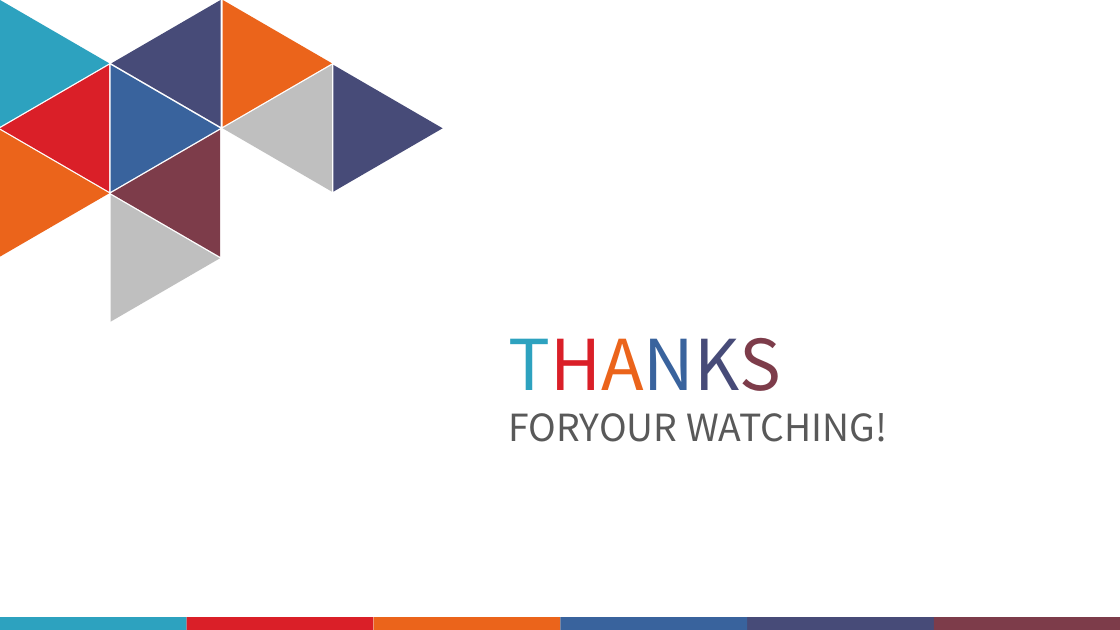
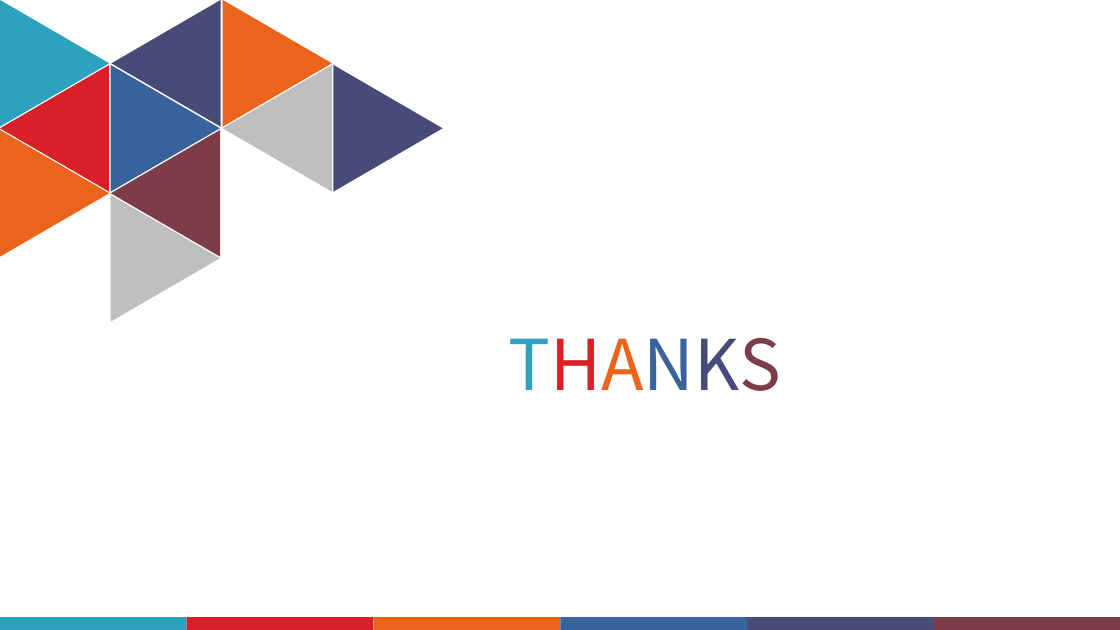
Before and after one commit to JiangXiu01/1091-EmbeddedImageProcessing, a slide deck: slide 21 of 期中報告/1092嵌入式影像_期中報告202105211327.pptx (slide 20 before the commit). Drawn at 1120x630 pixels with LibreOffice and Linux fonts; fonts in the diff are those of the drawing. Boxes give left, top, right and bottom in pixels: in the first picture for what was removed or moved away, otherwise in the second. Text is boxed around its words. In the diff, an @@ line names an element or a change of style, - is before the commit and + after.

```diff
--- a/期中報告/1092嵌入式影像_期中報告202105211327.pptx
+++ b/期中報告/1092嵌入式影像_期中報告202105211327.pptx
@@ text at [508, 413, 888, 442]: paragraph removed @@
-FORYOUR WATCHING!
```
Also in this commit, not shown: 8 other slides changed, 4 slides added, 3 slides removed.
